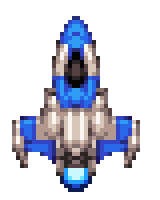
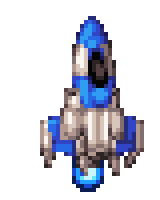
The second 160 x 200 image is a revision of the first. Changes to its layers:
added layer "Copia de Capa" above "Capa" over [40, 16, 144, 192]
hid "Capa pegada" over [12, 16, 140, 192]
